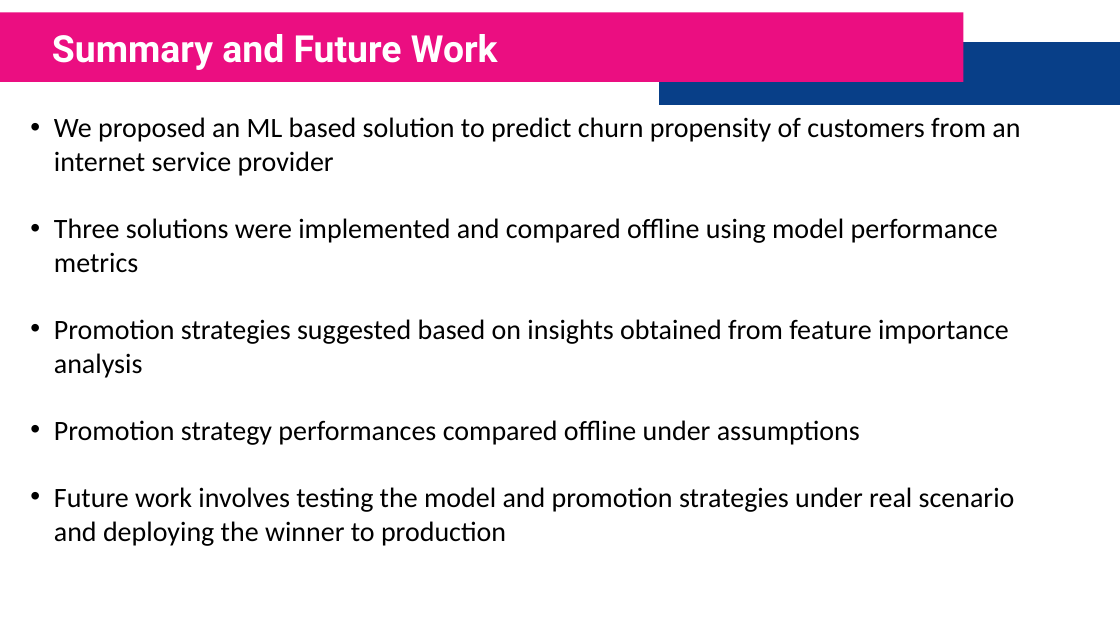
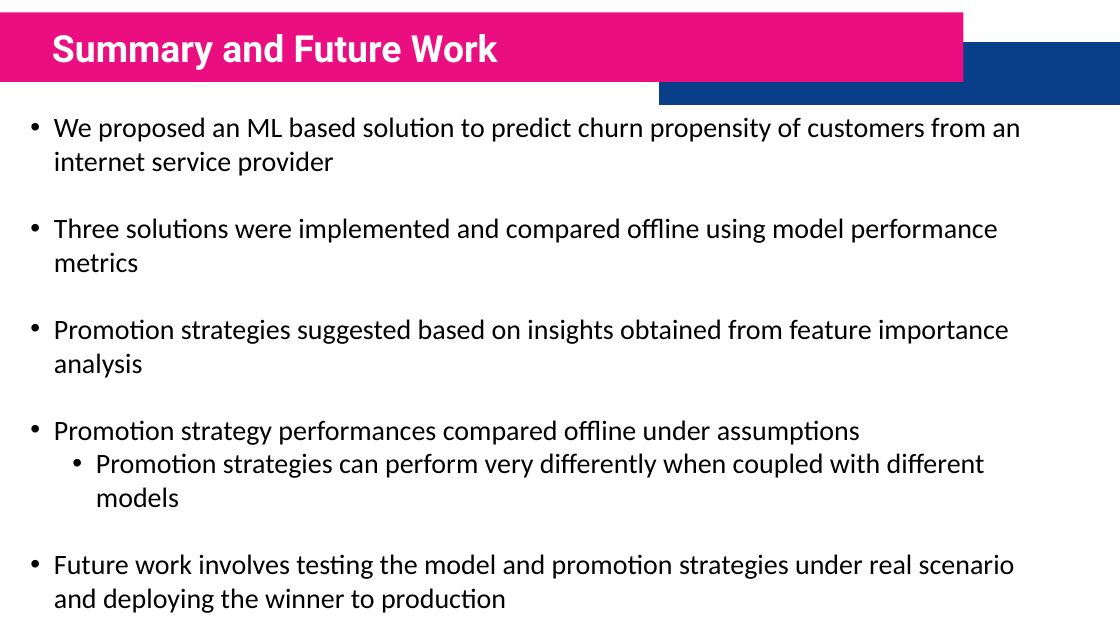
Before and after one commit to FarhadZafari/customer-churn-analysis, a slide deck: slide 14 of Presentation.pptx. Drawn at 1120x630 pixels with LibreOffice and Linux fonts; fonts in the diff are those of the drawing. Boxes give left, top, right and bottom in pixels: in the first picture for what was removed or moved away, otherwise in the second. Text is boxed around its words. In the diff, an @@ line names an element or a change of style, - is before the commit and + after.

Commit message:
Update the slides.

```diff
--- a/Presentation.pptx
+++ b/Presentation.pptx
@@ text at (96,453,985,508): paragraph added @@
+  • Promotion strategies can perform very differently when coupled with different models
```
